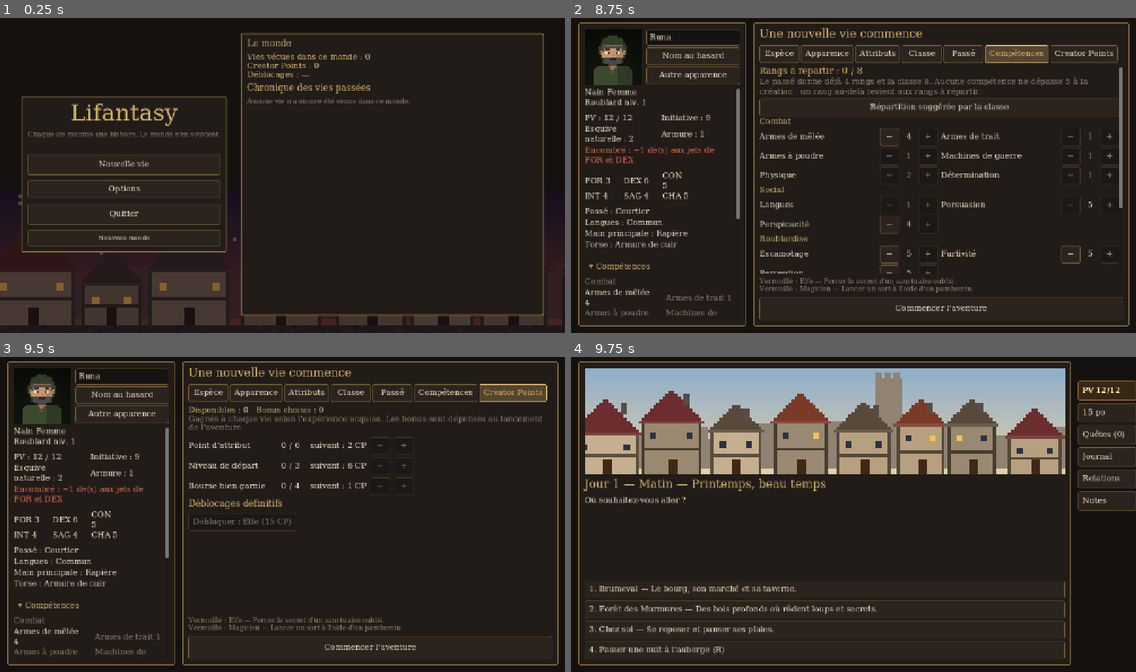
Above: before the commit, frames 1-4 (two rows, left to right).
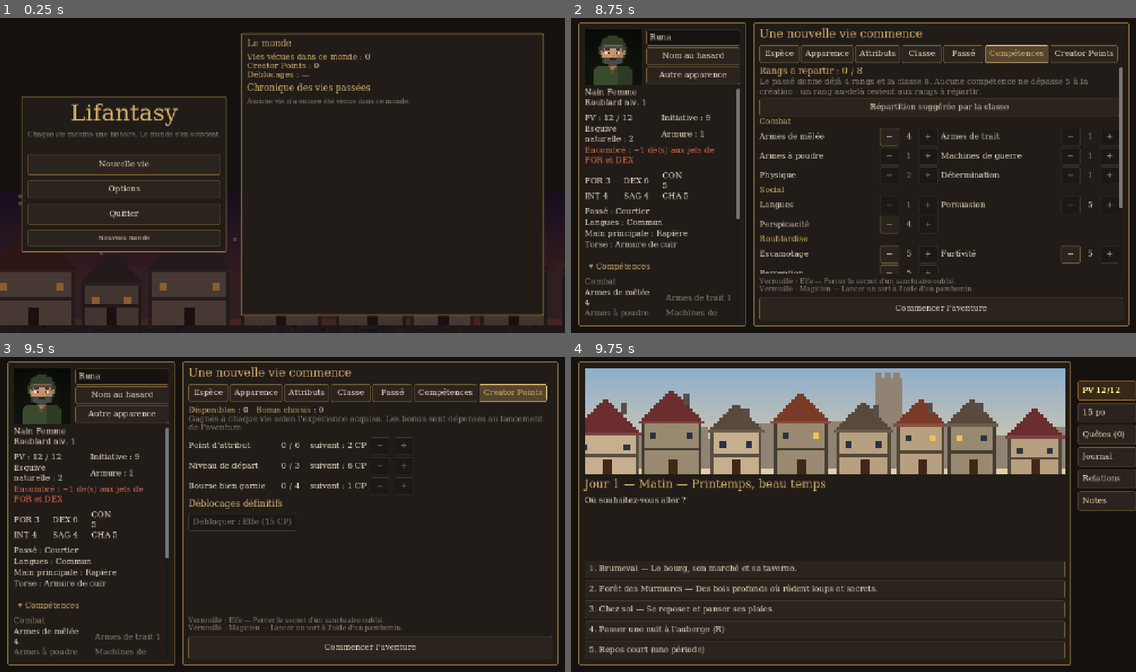
Above: after the commit, the same moments.

Repository: Zanzartiste/Smol_RPG_D10
Game: Godot game, scene res://scenes/title.tscn
Same seed, same stepped clock (60 frames per second), same inputs: the game is played once before the commit and once after it.
Inputs:
- Up to frame 1 (0.25 s): no input
- Up to frame 2 (8.75 s): click "Nouvelle vie" at 0.5 s; click "Nom au hasard" at 1.25 s; click "Autre apparence" at 2 s; click "▾ Compétences" at 2.75 s; click "▸ Compétences" at 3.5 s; click "Espèce" at 4.25 s; click "Apparence" at 5 s; click "Attributs" at 5.75 s; click "Classe" at 6.5 s; click "Passé" at 7.25 s; click "Compétences" at 8 s
- Up to frame 3 (9.5 s): click "Creator Points" at 8.75 s
- Up to frame 4 (9.75 s): click "Commencer l'aventure" at 9.5 s

Frames 1-3 are identical in both runs. In frame 4, 2.2% of the frame differs, in the area x 2-88%, y 64-95%.

Commit message:
Temps : six périodes de 4 h ; repos court (une période) et repos long (deux périodes)
Co-Authored-By: Claude Opus 5.5 <noreply@anthropic.com>

Diff:
--- a/claude_rpg/data/rules.json
+++ b/claude_rpg/data/rules.json
@@ -67,7 +67,10 @@
 			{"id": "snow", "name": "Neige"}
 		]
 	},
-	"time_slots": [{"id": "morning", "name": "Matin"}, {"id": "afternoon", "name": "Après-midi"}, {"id": "evening", "name": "Soir"}],
+	"time_slots": [{"id": "night", "name": "Nuit"}, {"id": "dawn", "name": "Aube"}, {"id": "morning", "name": "Matin"},
+		{"id": "afternoon", "name": "Après-midi"}, {"id": "evening", "name": "Soirée"}, {"id": "late", "name": "Coucher"}],
+	"_time_doc": "Six périodes de 4 h (0-4 nuit, 4-8 aube…). Une vie commence à start_slot. Repos court : 1 période, la moitié des PV manquants ; repos long : 2 périodes, tout revient.",
+	"start_slot": 2,
 	"days_per_year": 365,
 	"majority_age": 18,
 	"common_actions": ["prepare", "hide", "intimidate", "first_aid"],
--- a/claude_rpg/scripts/art/pixel_art.gd
+++ b/claude_rpg/scripts/art/pixel_art.gd
@@ -14,6 +14,9 @@
 	"morning": [Color(0.50, 0.66, 0.82), Color(0.95, 0.84, 0.64)],
 	"afternoon": [Color(0.31, 0.56, 0.80), Color(0.75, 0.87, 0.94)],
 	"evening": [Color(0.14, 0.11, 0.28), Color(0.85, 0.46, 0.29)],
+	"late": [Color(0.08, 0.07, 0.18), Color(0.30, 0.20, 0.35)],
+	"night": [Color(0.03, 0.03, 0.10), Color(0.12, 0.12, 0.25)],
+	"dawn": [Color(0.40, 0.42, 0.62), Color(0.96, 0.70, 0.58)],
 }
 
 
@@ -351,7 +354,7 @@
 	rng.seed = seed_value
 	var img := Image.create(SCENE_W, SCENE_H, false, Image.FORMAT_RGBA8)
 	var sky: Array = SKY.get(slot_id, SKY["afternoon"])
-	var night := slot_id == "evening"
+	var night := slot_id in ["evening", "late", "night"]
 	match kind:
 		"forest":
 			_forest(img, sky, night, rng)
--- a/claude_rpg/scripts/core/game_state.gd
+++ b/claude_rpg/scripts/core/game_state.gd
@@ -155,27 +155,31 @@
 
 
 ## Repos du lieu actuel (rules : locations.json › rest) : camper (gratuit, une nuit agitée est possible),
-## nuit à l'auberge (payante), dormir chez soi. Le temps passe jusqu'au matin, et tout le groupe fait un
-## repos long. Retourne {"ok", "text", "event_location"} (lieu d'un événement nocturne, ou "").
-func rest() -> Dictionary:
+## nuit à l'auberge (payante), dormir chez soi. Repos long : deux périodes, tout le groupe récupère tout ;
+## repos court (`short`, gratuit) : une période, la moitié des PV manquants. Retourne {"ok", "text",
+## "event_location"} (lieu d'un événement qui interrompt le repos, ou "").
+func rest(short := false) -> Dictionary:
 	var loc_id := life.location if life.location != "" else DB.location_order[0]
 	var spec: Dictionary = DB.locations.get(loc_id, {}).get("rest", {})
 	if spec.is_empty():
 		return {"ok": false, "text": Loc.ui("Impossible de se reposer ici."), "event_location": ""}
-	var cost := int(spec.get("cost", 0))
+	var cost := 0 if short else int(spec.get("cost", 0))
 	if life.character.gold < cost:
 		return {"ok": false, "text": Loc.ui("Pas assez d'or (%d po).") % cost, "event_location": ""}
 	life.character.gold -= cost
-	life.advance_time(DB.slots_per_day() - life.slot)  # jusqu'au matin suivant
+	life.advance_time(1 if short else 2)
 	for member in life.party():
 		if member.hp > 0:
-			member.long_rest()
-	var text: String = {"camp": Loc.ui("Vous montez le camp et dormez à la belle étoile."),
+			if short:
+				member.hp += (member.max_hp - member.hp) / 2
+			else:
+				member.long_rest()
+	var text: String = Loc.ui("Vous faites une pause de quelques heures.") if short else {"camp": Loc.ui("Vous montez le camp et dormez à la belle étoile."),
 		"inn": Loc.ui("Vous louez une chambre à l'auberge (%d po) et dormez d'un sommeil de plomb.") % cost,
 		"home": Loc.ui("Vous dormez chez vous, dans votre lit.")}.get(spec.get("type", ""), "")
-	text += "\n" + Loc.ui("Le groupe a récupéré ses forces.")
+	text += "\n" + (Loc.ui("Le groupe a repris un peu de forces.") if short else Loc.ui("Le groupe a récupéré ses forces."))
 	var event_location := ""
-	if life.rng.randf() < float(spec.get("event_chance", 0.0)):
+	if life.rng.randf() < float(spec.get("event_chance", 0.0)) * (0.5 if short else 1.0):
 		event_location = loc_id
 		text += "\n" + Loc.ui("Mais la nuit est agitée…")
 	_after_change()
--- a/claude_rpg/scripts/model/life_state.gd
+++ b/claude_rpg/scripts/model/life_state.gd
@@ -7,7 +7,7 @@
 var companions: Array[Character] = []
 var rng := RandomNumberGenerator.new()
 var day := 1
-var slot := 0  # index dans DB.time_slots()
+var slot := int(DB.rules.get("start_slot", 0))  # index dans DB.time_slots() (périodes de 4 h)
 var flags: Dictionary = {}
 var seen: Dictionary = {}  # id d'événement -> nombre de fois vu
 var last_seen_day: Dictionary = {}  # id d'événement -> dernier jour où il a été vu
--- a/claude_rpg/scripts/ui/main.gd
+++ b/claude_rpg/scripts/ui/main.gd
@@ -171,6 +171,7 @@
 		var loc: Dictionary = DB.locations[loc_id]
 		_add_choice("%s — %s" % [loc["name"], loc.get("description", "")], _on_location_chosen.bind(loc_id))
 	_add_choice("%s (R)" % Game.rest_name(), _on_rest)
+	_add_choice(tr("Repos court (une période)"), _on_rest.bind(true))
 	_on_hub = true
 
 func _show_event(ev: Dictionary) -> void:
@@ -462,10 +463,10 @@
 
 
 ## Repos (bouton de la fiche) : hors combat et hors fenêtre ; une nuit agitée tire un événement du lieu.
-func _on_rest() -> void:
+func _on_rest(short := false) -> void:
 	if not _can_open_overlay() or not Game.current_event.is_empty():
 		return
-	var result := Game.rest()
+	var result := Game.rest(short)
 	title_label.text = tr("Repos")
 	body_text.text = result["text"]
 	_refresh_sheet()
--- a/claude_rpg/tests/test_runner.gd
+++ b/claude_rpg/tests/test_runner.gd
@@ -489,8 +489,8 @@
 	life.advance_time(2)
 	_expect(life.slot_id() == "evening", "le temps avance jusqu'au soir")
 	_expect(EventEngine.is_eligible(DB.events["town_tavern_brawl"], life, meta), "taverne possible le soir")
-	life.advance_time(1)
-	_expect(life.day == 2 and life.slot == 0, "nouveau jour")
+	life.advance_time(2)
+	_expect(life.day == 2 and life.slot == 0, "nouveau jour (après la période « Coucher »)")
 
 	var market: Dictionary = DB.events["town_market"]
 	life.character.gold = 0
@@ -2126,8 +2126,11 @@
 	life.character.gold = 20
 	var day := life.day
 	var result := Game.rest()
-	_expect(result["ok"] and life.character.gold == 15 and life.character.hp == life.character.max_hp and life.day == day + 1
-		and life.slot == 0, "nuit à l'auberge : 5 po, PV au maximum, matin suivant")
+	_expect(result["ok"] and life.character.gold == 15 and life.character.hp == life.character.max_hp and life.day == day
+		and life.slot_id() == "evening", "auberge : 5 po, PV au maximum, deux périodes passées")
+	life.character.hp = 1
+	_expect(Game.rest(true)["ok"] and life.character.gold == 15 and life.character.hp == 1 + (life.character.max_hp - 1) / 2
+		and life.slot_id() == "late", "repos court : gratuit, une période, moitié des PV manquants")
 	life.location = "forest"
 	_expect(Game.rest_name() == "Camper" and Game.rest()["ok"] and life.character.gold == 15, "camper : gratuit")
 	return true
Not shown, changed: docs/temps_et_voyages.md
